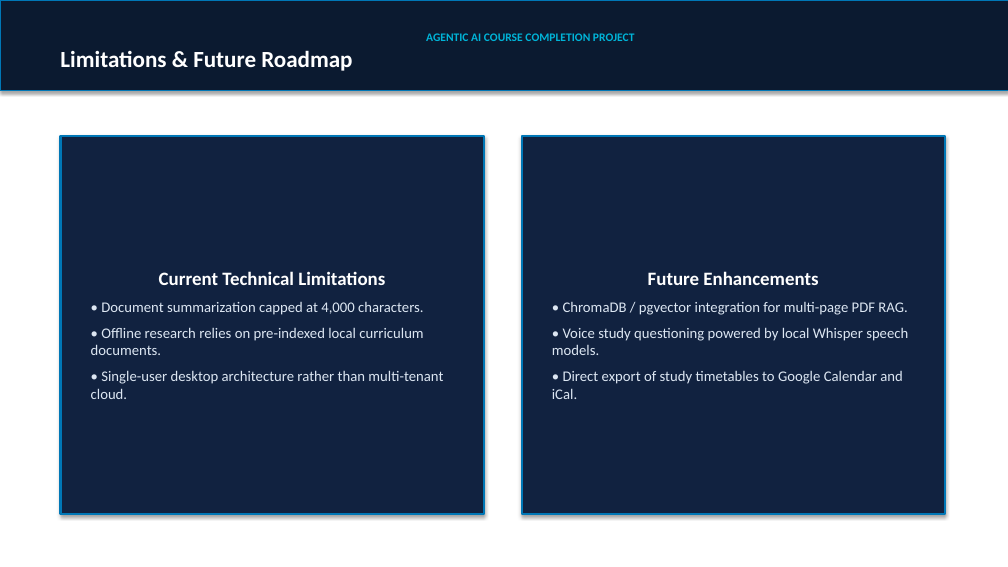
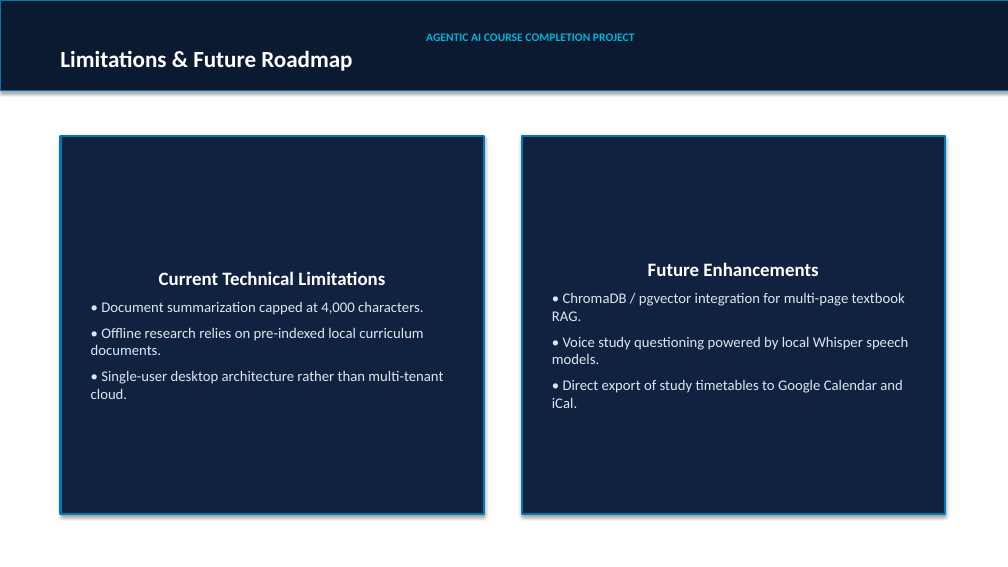
Before and after one commit to rakesh-grk/agentic-ai-study-productivity-assistant, a slide deck: slide 11 of artifacts/project_presentation.pptx. Drawn at 1008x567 pixels with LibreOffice and Linux fonts; fonts in the diff are those of the drawing. Boxes give left, top, right and bottom in pixels: in the first picture for what was removed or moved away, otherwise in the second. Text is boxed around its words. In the diff, an @@ line names an element or a change of style, - is before the commit and + after.

```diff
--- a/artifacts/project_presentation.pptx
+++ b/artifacts/project_presentation.pptx
@@ text in rectangle at (x1=552, y1=292, x2=905, y2=321): text changed @@
-• ChromaDB / pgvector integration for multi-page PDF RAG.
+• ChromaDB / pgvector integration for multi-page textbook RAG.
```
Also in this commit, not shown: 1 other slide changed, 3 other files.
